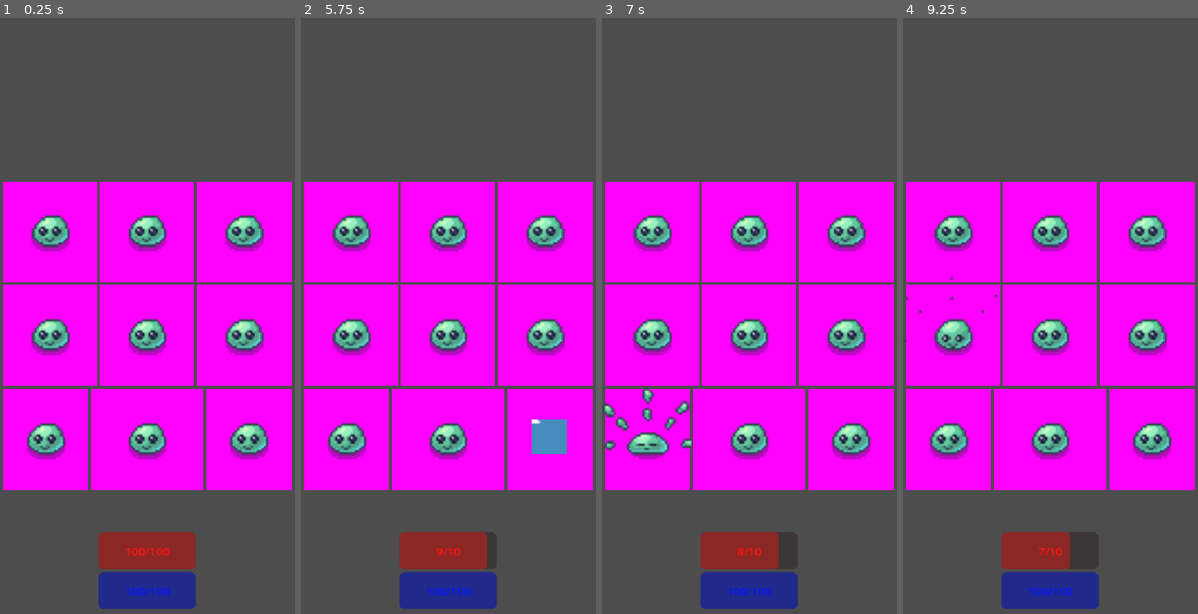
Above: before the commit, frames 1-4 (left to right).
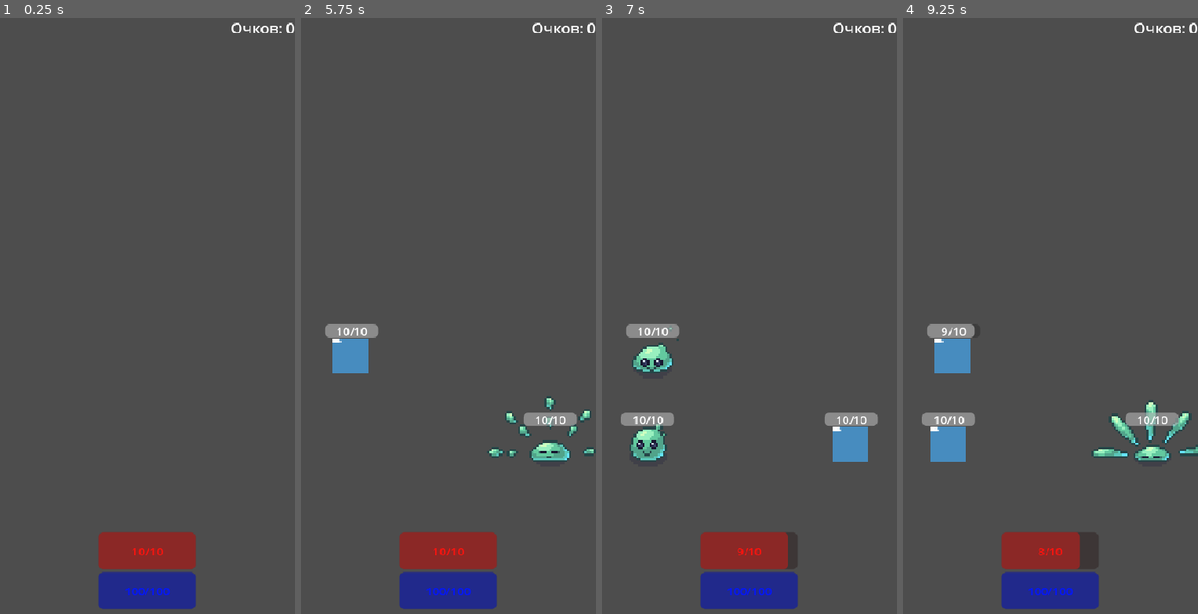
Above: after the commit, the same moments.

Repository: Spirichyels/Crit-or-Quit3
Game: Godot game, scene res://Scenes/Screens/TestScene/test_scene.tscn
Two runs of this game, one before a commit and one after it. Both use one fixed random seed, a clock stepped at 60 frames per second and the inputs below. The engine's default icon, where the game draws it, is replaced by a stand-in: a white triangle on a blue panel in a dark square.
Inputs (mouse positions are in pixels of both pictures, inside the frame that each line leads up to):
- Up to frame 1 (0.25 s): no input
- Up to frame 2 (5.75 s): tap Enter at 0.5, 2 s; move the mouse to (513, 298) at 0.52 s; click (513, 298) at 0.6 s; tap Space at 1.25 s; move the mouse to (389, 363) at 1.27 s; click (389, 363) at 1.35 s; move the mouse to (478, 190) at 2.02 s; click (478, 190) at 2.1 s; move the mouse to (433, 459) at 2.77 s; click (433, 459) at 2.85 s; move the mouse to (537, 423) at 3.52 s; click (537, 423) at 3.6 s; move the mouse to (360, 238) at 4.27 s; click (360, 238) at 4.35 s; move the mouse to (463, 327) at 5.02 s; click (463, 327) at 5.1 s
- Up to frame 3 (7 s): move the mouse to (705, 172) at 5.77 s; click (705, 172) at 5.85 s; move the mouse to (814, 298) at 6.52 s; click (814, 298) at 6.6 s
- Up to frame 4 (9.25 s): move the mouse to (991, 363) at 7.27 s; click (991, 363) at 7.35 s; move the mouse to (1080, 190) at 8.02 s; click (1080, 190) at 8.1 s; move the mouse to (1035, 459) at 8.77 s; click (1035, 459) at 8.85 s

The runs differ from the first frame. In frame 1, 49% of the frame differs, in the area x 1-100%, y 0-97%; in frame 2, 49%; in frame 3, 49%; in frame 4, 49%.

Commit message:
ebat eto ahuenno 15.10.26

Diff:
--- a/Global/Global.gd
+++ b/Global/Global.gd
@@ -1,6 +1,8 @@
 extends Node
 
 signal hp_changed()
+signal score_changed()
+
 
 
 var PLAYER_CURRENT_HP = 10:
@@ -13,4 +15,9 @@
 		PLAYER_MAX_HP = value
 		emit_signal("hp_changed")
 
+var SCORE = 0:
+	set(value):
+		SCORE = value
+		emit_signal("score_changed")
+
 var PLAYER_SCORE = 0
--- a/Scenes/Entites/Enemie/Enemie.tscn
+++ b/Scenes/Entites/Enemie/Enemie.tscn
@@ -1,7 +1,8 @@
-[gd_scene load_steps=3 format=3 uid="uid://dwqdar1hu0o8n"]
+[gd_scene load_steps=4 format=3 uid="uid://dwqdar1hu0o8n"]
 
 [ext_resource type="Script" uid="uid://d06cf454stb03" path="res://Scenes/Entites/Enemie/enemie.gd" id="1_x33n6"]
 [ext_resource type="PackedScene" uid="uid://cbioft30twg2n" path="res://Scenes/Entites/Enemie/Skin/skin.tscn" id="2_o43k4"]
+[ext_resource type="Script" uid="uid://c2ofine0wrkeh" path="res://addons/Sp4/valueProgresBar/sp4_value_progress_bar.gd" id="2_uhm3y"]
 
 [node name="Enemie" type="Control"]
 layout_mode = 3
@@ -35,7 +36,7 @@
 grow_horizontal = 2
 grow_vertical = 2
 size_flags_vertical = 3
-color = Color(1, 0, 1, 1)
+color = Color(1, 0, 1, 0)
 
 [node name="Label" type="Label" parent="VBoxContainer/Control"]
 visible = false
@@ -50,11 +51,28 @@
 horizontal_alignment = 1
 vertical_alignment = 1
 
+[node name="hpBar" type="ProgressBar" parent="VBoxContainer/Control"]
+visible = false
+layout_mode = 0
+offset_left = -42.0
+offset_top = -43.0
+offset_right = 43.0
+offset_bottom = -26.0
+show_percentage = false
+script = ExtResource("2_uhm3y")
+metadata/_custom_type_script = "uid://c2ofine0wrkeh"
+
 [node name="Skin" parent="VBoxContainer/Control" instance=ExtResource("2_o43k4")]
+
+[node name="AnimatedSprite2D" parent="VBoxContainer/Control/Skin" index="0"]
+frame_progress = 0.7233932
 
 [node name="TimerToBlock" type="Timer" parent="."]
 
+[node name="TimerToAttack" type="Timer" parent="."]
+
 [connection signal="gui_input" from="VBoxContainer/Control/ColorRect" to="." method="_on_color_rect_gui_input"]
 [connection signal="timeout" from="TimerToBlock" to="." method="_on_timer_to_block_timeout"]
+[connection signal="timeout" from="TimerToAttack" to="." method="_on_timer_to_attack_timeout"]
 
 [editable path="VBoxContainer/Control/Skin"]
--- a/Scenes/Entites/Enemie/Skin/skin.gd
+++ b/Scenes/Entites/Enemie/Skin/skin.gd
@@ -1,6 +1,8 @@
 extends CharacterBody2D
 
 @onready var collision_shape_2d: CollisionShape2D = $CollisionShape2D
+
+
 
 enum {
 	IDLE,
--- a/Scenes/Entites/Enemie/Skin/skin.tscn
+++ b/Scenes/Entites/Enemie/Skin/skin.tscn
@@ -1,8 +1,11 @@
-[gd_scene load_steps=15 format=3 uid="uid://cbioft30twg2n"]
+[gd_scene load_steps=35 format=3 uid="uid://cbioft30twg2n"]
 
 [ext_resource type="Script" uid="uid://ddqnbgomykvbu" path="res://Scenes/Entites/Enemie/Skin/skin.gd" id="1_2jrv5"]
 [ext_resource type="Texture2D" uid="uid://y3a4xv7duuhn" path="res://Assets/Enemies/Slimes/Slime1/Slime1_Attack_with_shadow.png" id="1_c8uht"]
+[ext_resource type="Script" uid="uid://c2ofine0wrkeh" path="res://addons/Sp4/valueProgresBar/sp4_value_progress_bar.gd" id="2_wuaar"]
+[ext_resource type="Texture2D" uid="uid://dws0ggc5hmcqx" path="res://Assets/Enemies/Slimes/Slime1/Slime1_Idle_with_shadow.png" id="3_0poyo"]
 [ext_resource type="Texture2D" uid="uid://w0yl05xq4q8o" path="res://icon.svg" id="3_5v53a"]
+[ext_resource type="Texture2D" uid="uid://62sn2eb76le3" path="res://Assets/Enemies/Slimes/Slime1/Slime1_Death_with_shadow.png" id="3_orcu8"]
 
 [sub_resource type="AtlasTexture" id="AtlasTexture_0poyo"]
 atlas = ExtResource("1_c8uht")
@@ -32,9 +35,61 @@
 atlas = ExtResource("1_c8uht")
 region = Rect2(576, 0, 64, 64)
 
+[sub_resource type="AtlasTexture" id="AtlasTexture_yaw65"]
+atlas = ExtResource("3_orcu8")
+region = Rect2(0, 0, 64, 64)
+
+[sub_resource type="AtlasTexture" id="AtlasTexture_nxm8t"]
+atlas = ExtResource("3_orcu8")
+region = Rect2(64, 0, 64, 64)
+
+[sub_resource type="AtlasTexture" id="AtlasTexture_6kpnn"]
+atlas = ExtResource("3_orcu8")
+region = Rect2(128, 0, 64, 64)
+
+[sub_resource type="AtlasTexture" id="AtlasTexture_xayfa"]
+atlas = ExtResource("3_orcu8")
+region = Rect2(192, 0, 64, 64)
+
+[sub_resource type="AtlasTexture" id="AtlasTexture_288fp"]
+atlas = ExtResource("3_orcu8")
+region = Rect2(256, 0, 64, 64)
+
+[sub_resource type="AtlasTexture" id="AtlasTexture_mnx0e"]
+atlas = ExtResource("3_orcu8")
+region = Rect2(320, 0, 64, 64)
+
+[sub_resource type="AtlasTexture" id="AtlasTexture_louta"]
+atlas = ExtResource("3_orcu8")
+region = Rect2(384, 0, 64, 64)
+
 [sub_resource type="AtlasTexture" id="AtlasTexture_7oq3k"]
 atlas = ExtResource("1_c8uht")
 region = Rect2(0, 0, 64, 64)
+
+[sub_resource type="AtlasTexture" id="AtlasTexture_li277"]
+atlas = ExtResource("3_0poyo")
+region = Rect2(0, 0, 64, 64)
+
+[sub_resource type="AtlasTexture" id="AtlasTexture_1ly3h"]
+atlas = ExtResource("3_0poyo")
+region = Rect2(64, 0, 64, 64)
+
+[sub_resource type="AtlasTexture" id="AtlasTexture_nhia0"]
+atlas = ExtResource("3_0poyo")
+region = Rect2(128, 0, 64, 64)
+
+[sub_resource type="AtlasTexture" id="AtlasTexture_wrh2p"]
+atlas = ExtResource("3_0poyo")
+region = Rect2(192, 0, 64, 64)
+
+[sub_resource type="AtlasTexture" id="AtlasTexture_7bsod"]
+atlas = ExtResource("3_0poyo")
+region = Rect2(256, 0, 64, 64)
+
+[sub_resource type="AtlasTexture" id="AtlasTexture_mlty6"]
+atlas = ExtResource("3_0poyo")
+region = Rect2(320, 0, 64, 64)
 
 [sub_resource type="AtlasTexture" id="AtlasTexture_5v53a"]
 atlas = ExtResource("3_5v53a")
@@ -66,15 +121,59 @@
 }],
 "loop": false,
 "name": &"ATTACK",
-"speed": 5.0
+"speed": 6.0
 }, {
 "frames": [{
 "duration": 1.0,
+"texture": SubResource("AtlasTexture_yaw65")
+}, {
+"duration": 1.0,
+"texture": SubResource("AtlasTexture_nxm8t")
+}, {
+"duration": 1.0,
+"texture": SubResource("AtlasTexture_6kpnn")
+}, {
+"duration": 1.0,
+"texture": SubResource("AtlasTexture_xayfa")
+}, {
+"duration": 1.0,
+"texture": SubResource("AtlasTexture_288fp")
+}, {
+"duration": 1.0,
+"texture": SubResource("AtlasTexture_mnx0e")
+}, {
+"duration": 1.0,
+"texture": SubResource("AtlasTexture_louta")
+}],
+"loop": false,
+"name": &"DEATH",
+"speed": 6.0
+}, {
+"frames": [{
+"duration": 1.0,
 "texture": SubResource("AtlasTexture_7oq3k")
+}, {
+"duration": 1.0,
+"texture": SubResource("AtlasTexture_li277")
+}, {
+"duration": 1.0,
+"texture": SubResource("AtlasTexture_1ly3h")
+}, {
+"duration": 1.0,
+"texture": SubResource("AtlasTexture_nhia0")
+}, {
+"duration": 1.0,
+"texture": SubResource("AtlasTexture_wrh2p")
+}, {
+"duration": 1.0,
+"texture": SubResource("AtlasTexture_7bsod")
+}, {
+"duration": 1.0,
+"texture": SubResource("AtlasTexture_mlty6")
 }],
 "loop": true,
 "name": &"IDLE",
-"speed": 5.0
+"speed": 6.0
 }, {
 "frames": [{
 "duration": 1.0,
@@ -88,6 +187,96 @@
 [sub_resource type="RectangleShape2D" id="RectangleShape2D_o43k4"]
 size = Vector2(14, 14)
 
+[sub_resource type="Animation" id="Animation_0poyo"]
+length = 1.1666666
+tracks/0/type = "value"
+tracks/0/imported = false
+tracks/0/enabled = true
+tracks/0/path = NodePath("AnimatedSprite2D:frame")
+tracks/0/interp = 1
+tracks/0/loop_wrap = true
+tracks/0/keys = {
+"times": PackedFloat32Array(0, 0.16666667, 0.33333334, 0.5, 0.6666667, 0.8333333, 1),
+"transitions": PackedFloat32Array(1, 1, 1, 1, 1, 1, 1),
+"update": 1,
+"values": [0, 1, 2, 3, 4, 5, 6]
+}
+tracks/1/type = "value"
+tracks/1/imported = false
+tracks/1/enabled = true
+tracks/1/path = NodePath("AnimatedSprite2D:animation")
+tracks/1/interp = 1
+tracks/1/loop_wrap = true
+tracks/1/keys = {
+"times": PackedFloat32Array(0),
+"transitions": PackedFloat32Array(1),
+"update": 1,
+"values": ["ATTACK"]
+}
+
+[sub_resource type="Animation" id="Animation_wuaar"]
+length = 1.1666666
+loop_mode = 1
+tracks/0/type = "value"
+tracks/0/imported = false
+tracks/0/enabled = true
+tracks/0/path = NodePath("AnimatedSprite2D:frame")
+tracks/0/interp = 1
+tracks/0/loop_wrap = true
+tracks/0/keys = {
+"times": PackedFloat32Array(0, 0.16666667, 0.33333334, 0.5, 0.6666667, 0.8333333, 1),
+"transitions": PackedFloat32Array(1, 1, 1, 1, 1, 1, 1),
+"update": 1,
+"values": [0, 1, 2, 3, 4, 5, 6]
+}
+tracks/1/type = "value"
+tracks/1/imported = false
+tracks/1/enabled = true
+tracks/1/path = NodePath("AnimatedSprite2D:animation")
+tracks/1/interp = 1
+tracks/1/loop_wrap = true
+tracks/1/keys = {
+"times": PackedFloat32Array(0),
+"transitions": PackedFloat32Array(1),
+"update": 1,
+"values": ["IDLE"]
+}
+
+[sub_resource type="Animation" id="Animation_orcu8"]
+length = 0.2
+loop_mode = 1
+tracks/0/type = "value"
+tracks/0/imported = false
+tracks/0/enabled = true
+tracks/0/path = NodePath("AnimatedSprite2D:frame")
+tracks/0/interp = 1
+tracks/0/loop_wrap = true
+tracks/0/keys = {
+"times": PackedFloat32Array(0),
+"transitions": PackedFloat32Array(1),
+"update": 1,
+"values": [0]
+}
+tracks/1/type = "value"
+tracks/1/imported = false
+tracks/1/enabled = true
+tracks/1/path = NodePath("AnimatedSprite2D:animation")
+tracks/1/interp = 1
+tracks/1/loop_wrap = true
+tracks/1/keys = {
+"times": PackedFloat32Array(0),
+"transitions": PackedFloat32Array(1),
+"update": 1,
+"values": ["TIME_BLOCK"]
+}
+
+[sub_resource type="AnimationLibrary" id="AnimationLibrary_asatv"]
+_data = {
+&"ATTACK": SubResource("Animation_0poyo"),
+&"IDLE": SubResource("Animation_wuaar"),
+&"TIME_BLOCK": SubResource("Animation_orcu8")
+}
+
 [node name="Skin" type="CharacterBody2D"]
 script = ExtResource("1_2jrv5")
 
@@ -95,11 +284,23 @@
 position = Vector2(-1, -4)
 scale = Vector2(3, 3)
 sprite_frames = SubResource("SpriteFrames_bn4ll")
-animation = &"ATTACK"
+animation = &"DEATH"
 autoplay = "IDLE"
-frame = 6
-frame_progress = 1.0
+
+[node name="hpBar" type="ProgressBar" parent="."]
+offset_left = -36.0
+offset_top = -47.0
+offset_right = 36.0
+offset_bottom = -29.0
+show_percentage = false
+script = ExtResource("2_wuaar")
+metadata/_custom_type_script = "uid://c2ofine0wrkeh"
 
 [node name="CollisionShape2D" type="CollisionShape2D" parent="."]
 scale = Vector2(3, 3)
 shape = SubResource("RectangleShape2D_o43k4")
+
+[node name="AnimationPlayer" type="AnimationPlayer" parent="."]
+libraries = {
+&"": SubResource("AnimationLibrary_asatv")
+}
--- a/Scenes/Entites/Enemie/enemie.gd
+++ b/Scenes/Entites/Enemie/enemie.gd
@@ -6,50 +6,110 @@
 @onready var enemie: Control = $"."
 @onready var animated_sprite_2d: AnimatedSprite2D = $VBoxContainer/Control/Skin/AnimatedSprite2D
 @onready var timer_to_block: Timer = $TimerToBlock
+@onready var timer_to_attack: Timer = $TimerToAttack
+
+@onready var hp_bar: sp4_ValueProgressBar = $VBoxContainer/Control/Skin/hpBar
+
 
 var isBlocking = false
+var onDeath = true
+var onVisible = false:
+	set(value):
+		onVisible = value
+		skin.visible = onVisible
 
 enum {
 	IDLE,
 	ATTACK,
 	TIME_BLOCK,
 	DAMAGE,
-	DEATH
+	DEATH,
+	REBORN,
+	INITIAL
 }
 
-var state: int = 0:
+var current_hp = -1:
+	set(value):
+		current_hp = value
+		hp_bar.current_hp_changed(current_hp)
+		if current_hp == 0:
+			state = DEATH
+
+var max_hp = -1:
+	set(value):
+		max_hp = value
+		hp_bar.max_hp_changed(max_hp)
+
+var state: int = INITIAL:
 	set(value):
 		state = value
 		match state:
 			IDLE:
 				#print(state)
-				idle_state()
+				if not onDeath:
+					idle_state()
 				pass
 			ATTACK:
 				#print(state)
-				attack_state()
+				if not onDeath:
+					attack_state()
 				pass
 			TIME_BLOCK:
 				#print(state)
-				time_block_state()
+				if not onDeath:
+					time_block_state()
 				pass
 			DAMAGE:
 				#damage_state()
 				pass
 			DEATH:
-				#death_state()
-				pass
+				if not onDeath:
+					death_state()
+					Global.SCORE += 10
+				pass
+			REBORN:
+				reborn_state()
+			INITIAL:
+				initial_state()
+
 
 func idle_state():
+	timer_to_attack.start(1)
 	animated_sprite_2d.play("IDLE")
 func attack_state():
 	animated_sprite_2d.play("ATTACK")
 	await animated_sprite_2d.animation_finished
-	state = TIME_BLOCK
+	if not onDeath:
+		state = TIME_BLOCK
+	else:
+		state = DEATH
 func time_block_state():
 	animated_sprite_2d.play("TIME_BLOCK")
 	timer_to_block.start(randf_range(1.0, 3.0))
 	pass
+func death_state():
+	timer_to_attack.stop()
+	timer_to_block.stop()
+	onDeath = true
+	animated_sprite_2d.stop()
+	animated_sprite_2d.play("DEATH")
+	await animated_sprite_2d.animation_finished
+	onVisible = false
+	pass
+func reborn_state():
+	animated_sprite_2d.stop()
+
+	max_hp = 10
+	current_hp = 10
+
+	onDeath = false
+	state = IDLE
+	onVisible = true
+
+func initial_state():
+	animated_sprite_2d.stop()
+	onDeath = true
+	onVisible = false
 
 
 
@@ -57,6 +117,10 @@
 	label.text = str(id_buttons)
 	skin.position.x = enemie.size.x/2
 	skin.position.y = enemie.size.y/2
+	max_hp = 10
+	current_hp = 10
+
+
 
 
 func update_sizes() -> void: # вызывается сверху
@@ -66,30 +130,71 @@
 
 	pass
 
-func _test():
+func _stop_block():
 	timer_to_block.stop()
 	state = IDLE
 
 
-
-func _on_color_rect_gui_input(event: InputEvent) -> void:
-	if Input.is_action_just_pressed("mouse_left"):
-		if state == TIME_BLOCK:
-			isBlocking = true
-			_test()
-			print("Увернулся от ",id_buttons)
-			isBlocking = false
-
-		#print("Выбрана зона монтра: ",id_buttons)
-		pass
-	pass # Replace with function body.
-
-
 func _on_timer_to_block_timeout() -> void:
-	_test()
+	_stop_block()
 	if !isBlocking:
 		print(id_buttons,": Нанес урон")
 		Global.PLAYER_CURRENT_HP -= 1
 	isBlocking = false
 
 	pass # Replace with function body.
+
+
+#func _on_control_gui_input(event: InputEvent) -> void:
+	#if Input.is_action_just_pressed("mouse_left"):
+		#if state == TIME_BLOCK:
+			#isBlocking = true
+			#_stop_block()
+			#print("Увернулся от ",id_buttons)
+		#isBlocking = false
+		##print("Выбрана зона монтра: ",id_buttons)
+	#pass
+
+var _last_click := 0.0
+const _CLICK_COOLDOWN := 0.1
+
+
+
+func _on_color_rect_gui_input(event: InputEvent) -> void:
+	if event is InputEventMouseButton and event.button_index == MOUSE_BUTTON_LEFT and event.pressed:
+		_handle_click()
+	elif event is InputEventScreenTouch and event.pressed:
+		_handle_click()
+	pass
+
+func _handle_click():
+	var now = Time.get_ticks_msec() / 1000.0
+	if now - _last_click < _CLICK_COOLDOWN:
+		return
+	_last_click = now
+
+	if state == TIME_BLOCK:
+		isBlocking = true
+		_stop_block()
+		print("Увернулся от ", id_buttons)
+	else:
+		current_hp -= 1
+	isBlocking = false
+
+#func _on_color_rect_gui_input(event: InputEvent) -> void:
+	#if Input.is_action_just_pressed("mouse_left"):
+		#if state == TIME_BLOCK:
+			#isBlocking = true
+			#_stop_block()
+			#print("Увернулся от ",id_buttons)
+		#else:
+			#current_hp -= 1
+		#isBlocking = false
+		#
+		##print("Выбрана зона монтра: ",id_buttons)
+	#pass
+
+func _on_timer_to_attack_timeout() -> void:
+	if state == IDLE and onDeath == false:
+		state = ATTACK
+	pass # Replace with function body.
--- a/Scenes/Entites/Player/player.gd
+++ b/Scenes/Entites/Player/player.gd
@@ -5,6 +5,7 @@
 
 func _ready() -> void:
 	Global.connect("hp_changed", Callable(self, "_hp_changed"))
+	_hp_changed()
 
 func _hp_changed():
 	helth_potion_bar.max_hp_changed(Global.PLAYER_MAX_HP)
--- a/Scenes/Entites/PoleEnimies/pole_enemies.gd
+++ b/Scenes/Entites/PoleEnimies/pole_enemies.gd
@@ -15,13 +15,13 @@
 	ATTACK,
 	TIME_BLOCK,
 	DAMAGE,
-	DEATH
+	DEATH,
+	REBORN,
+	INITIAL
 }
 
 
 func _ready() -> void:
-
-
 	enemies.push_back(enemie_9)
 	enemies.push_back(enemie_8)
 	enemies.push_back(enemie_7)
@@ -31,10 +31,14 @@
 	enemies.push_back(enemie_3)
 	enemies.push_back(enemie_2)
 	enemies.push_back(enemie_1)
+
 	await get_tree().process_frame
 	for i in enemies:
 		#print(i.size.x) #размер Enemy
 		i.update_sizes()
+		i.state = INITIAL
+		print("onDeath: ",i.onDeath)
+
 
 func _process(delta: float) -> void:
 	#print(randi_range(0,8))
@@ -48,5 +52,9 @@
 
 
 func _on_timer_on_attack_timeout() -> void:
-	enemies[randi_range(0,8)].state = ATTACK
+	#enemies[randi_range(0,8)].state = ATTACK
+	var enemy = enemies[randi_range(0,8)]
+	if enemy.onDeath:
+		enemy.state = REBORN
+
 	pass # Replace with function body.
--- /dev/null
+++ b/Scenes/Screens/TestScene/score.gd
@@ -0,0 +1,9 @@
+extends Label
+
+func _ready() -> void:
+	Global.connect("score_changed", Callable(self, "_score_changed"))
+
+func _score_changed():
+	if Global.PLAYER_CURRENT_HP > 0:
+		print("Очков: ", Global.SCORE)
+		text = "Очков: "+ str(Global.SCORE)
--- /dev/null
+++ b/Scenes/Screens/TestScene/test_scene.gd
@@ -0,0 +1,6 @@
+extends Node2D
+
+
+func _ready() -> void:
+
+	pass
--- a/Scenes/Screens/TestScene/test_scene.tscn
+++ b/Scenes/Screens/TestScene/test_scene.tscn
@@ -1,10 +1,13 @@
-[gd_scene load_steps=4 format=3 uid="uid://uegp1r7f0vww"]
+[gd_scene load_steps=6 format=3 uid="uid://uegp1r7f0vww"]
 
 [ext_resource type="PackedScene" uid="uid://cf7owwxm233vb" path="res://Scenes/Entites/null_1.tscn" id="1_h2g7r"]
 [ext_resource type="PackedScene" uid="uid://kwfejwemim5s" path="res://Scenes/Entites/Player/Player.tscn" id="1_nkwoh"]
+[ext_resource type="Script" uid="uid://cc1yvfc6cft8i" path="res://Scenes/Screens/TestScene/test_scene.gd" id="1_q0s8j"]
+[ext_resource type="Script" uid="uid://5ea0ol4x880n" path="res://Scenes/Screens/TestScene/score.gd" id="2_ctvf0"]
 [ext_resource type="PackedScene" uid="uid://61s8g0ac71or" path="res://Scenes/Entites/PoleEnimies/PoleEnemies.tscn" id="2_q0s8j"]
 
 [node name="TestScene" type="Node2D"]
+script = ExtResource("1_q0s8j")
 
 [node name="CanvasLayerPlayer" type="CanvasLayer" parent="."]
 
@@ -15,6 +18,25 @@
 grow_horizontal = 2
 grow_vertical = 2
 alignment = 1
+
+[node name="UIshapka" type="Control" parent="CanvasLayerPlayer/VBoxContainer"]
+layout_mode = 2
+size_flags_vertical = 3
+size_flags_stretch_ratio = 0.25
+
+[node name="HBC" type="HBoxContainer" parent="CanvasLayerPlayer/VBoxContainer/UIshapka"]
+layout_mode = 1
+anchors_preset = 10
+anchor_right = 1.0
+offset_bottom = 23.0
+grow_horizontal = 2
+alignment = 2
+
+[node name="Score" type="Label" parent="CanvasLayerPlayer/VBoxContainer/UIshapka/HBC"]
+layout_mode = 2
+theme_override_font_sizes/font_size = 20
+text = "Очков: 0"
+script = ExtResource("2_ctvf0")
 
 [node name="Null1" parent="CanvasLayerPlayer/VBoxContainer" instance=ExtResource("1_h2g7r")]
 layout_mode = 2
--- a/project.godot
+++ b/project.godot
@@ -40,6 +40,7 @@
 
 [rendering]
 
+textures/canvas_textures/default_texture_filter=3
 renderer/rendering_method="gl_compatibility"
 renderer/rendering_method.mobile="gl_compatibility"
 textures/vram_compression/import_etc2_astc=true
Not shown, added: Scenes/Screens/TestScene/score.gd.uid
Not shown, added: Scenes/Screens/TestScene/test_scene.gd.uid
Not shown, added: Scenes/Entites/Enemie/Enemie.tscn69669695239.tmp
